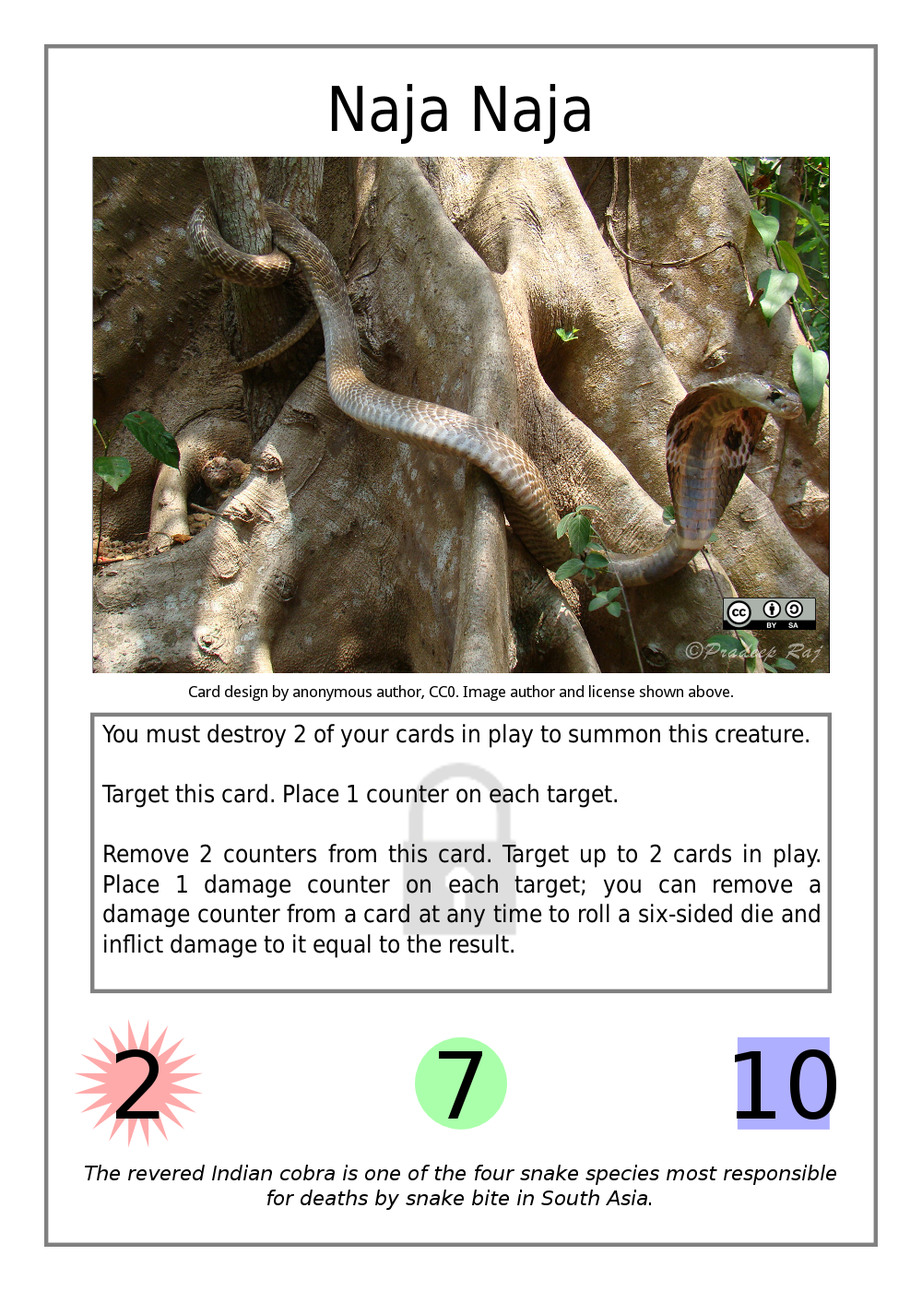
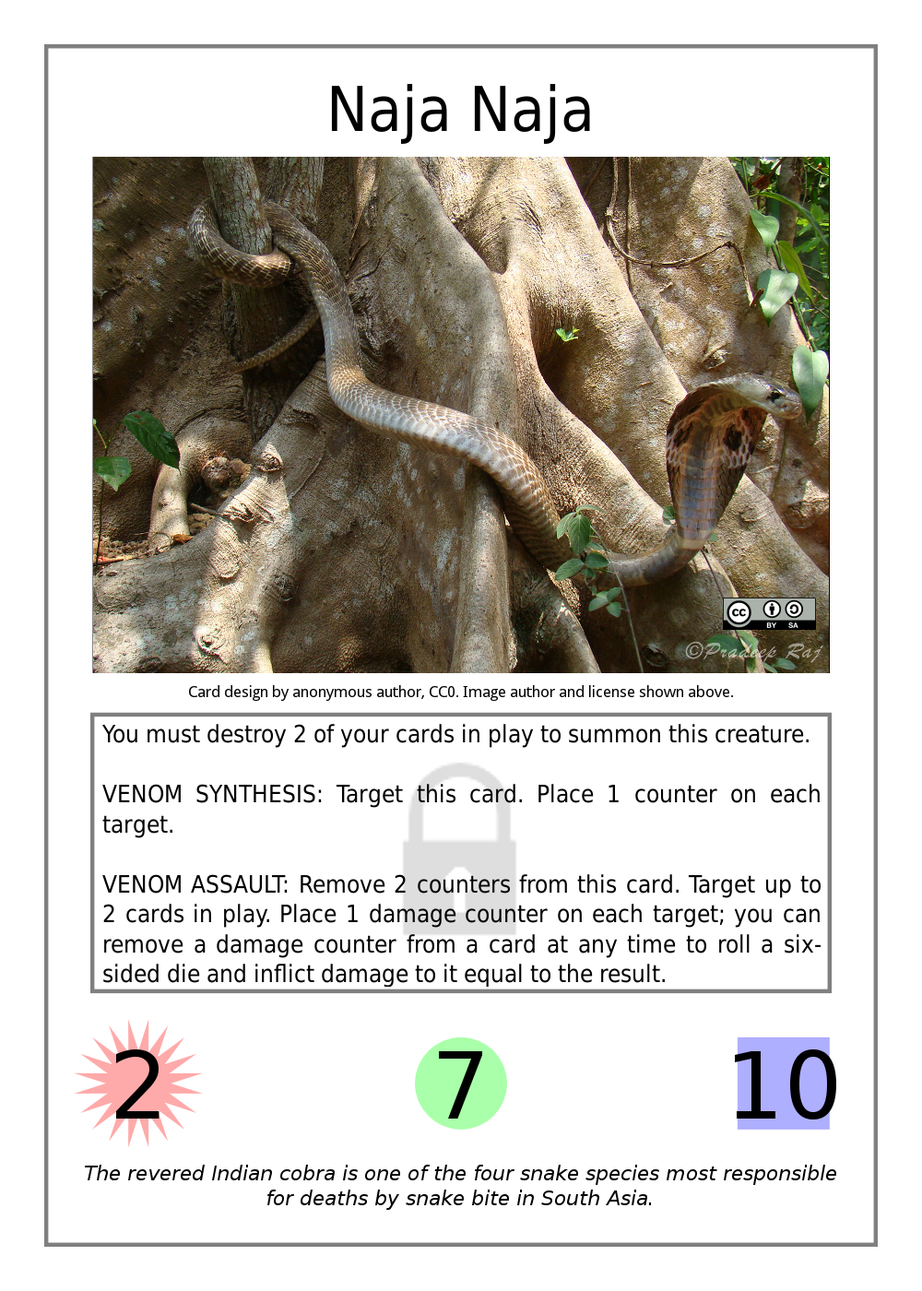
Comparing the layer stacks of the two 922×1291 images. Changes:
painted on "Effect Text" over <box>101,784,822,988</box>
